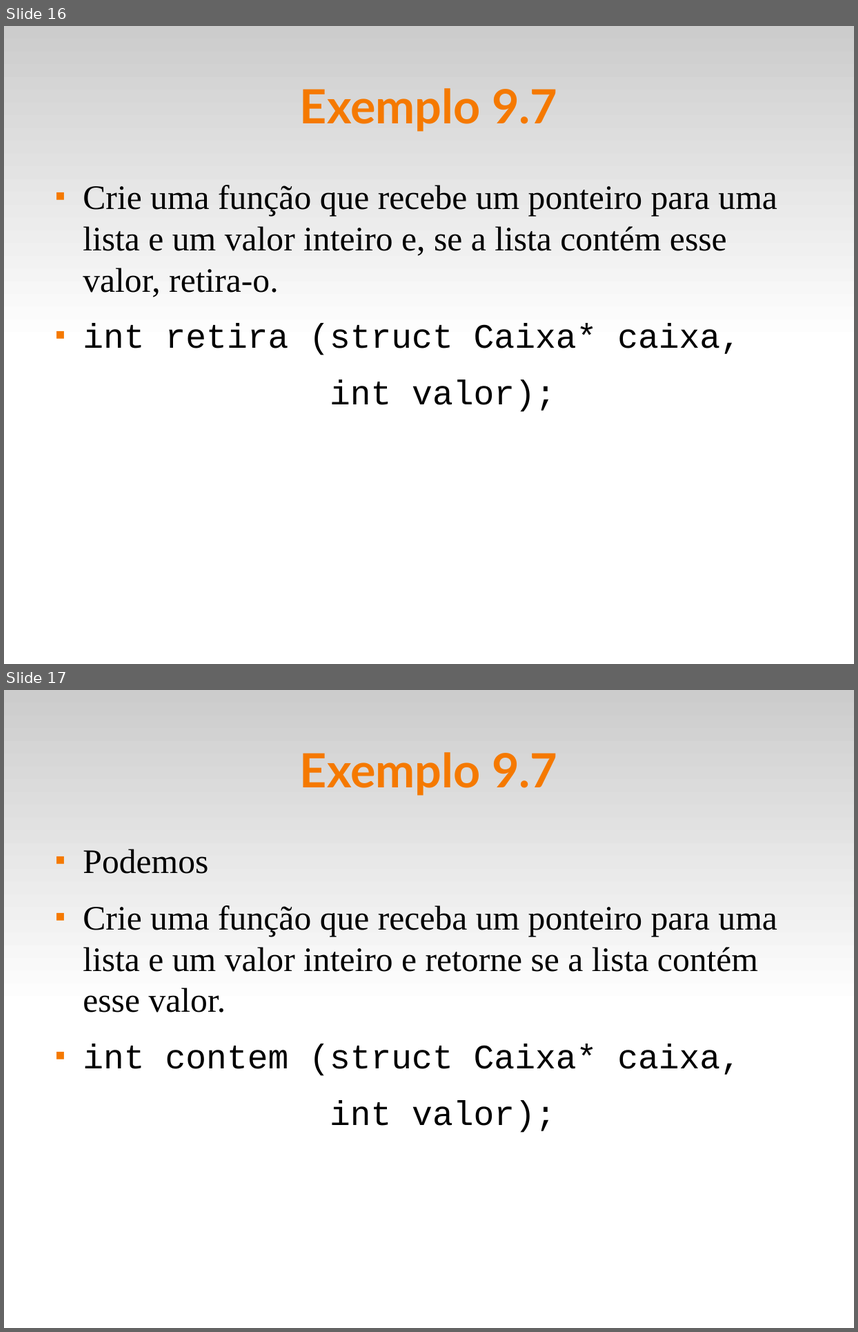
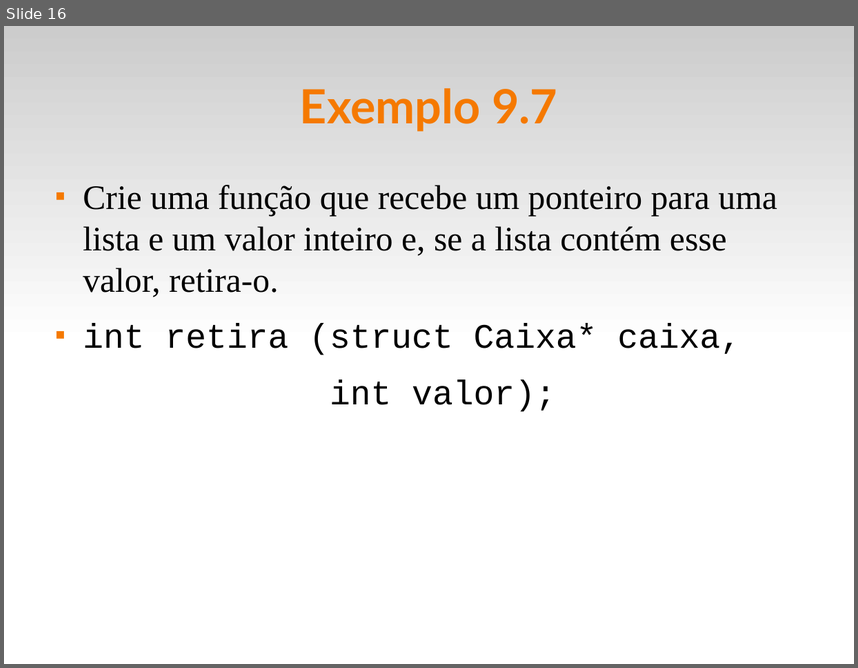
Before and after one commit to fsantanna-uerj/LP1, a slide deck: Slides/lp1-09-listas.odp. Shown one above the other, each under a label of ours: slides 16 and 17 before the commit, slide 16 after it. The pictures are 858x1332 and 858x668 pixels, drawn with LibreOffice and Linux fonts; fonts in the diff are those of the drawing. Boxes give left, top, right and bottom in pixels: in the first picture for what was removed or moved away, otherwise in the second. Text is boxed around its words. In the diff, an @@ line names an element or a change of style, - is before the commit and + after.

```diff
--- a/Slides/lp1-09-listas.odp
+++ b/Slides/lp1-09-listas.odp
@@ slide 17 removed at bbox=[4, 690, 854, 1328], background #FFFFFF; not listed: 1 template element that a slide beside it also shows @@
@@ title removed at bbox=[300, 752, 557, 796] @@
-Exemplo 9.7
@@ text removed at bbox=[83, 849, 777, 1132] @@
-■ Podemos
-■ Crie uma função que receba um ponteiro para uma lista e um valor inteiro e retorne se a lista contém esse valor.
-■ int contem (struct Caixa* caixa,
-int valor);
```
